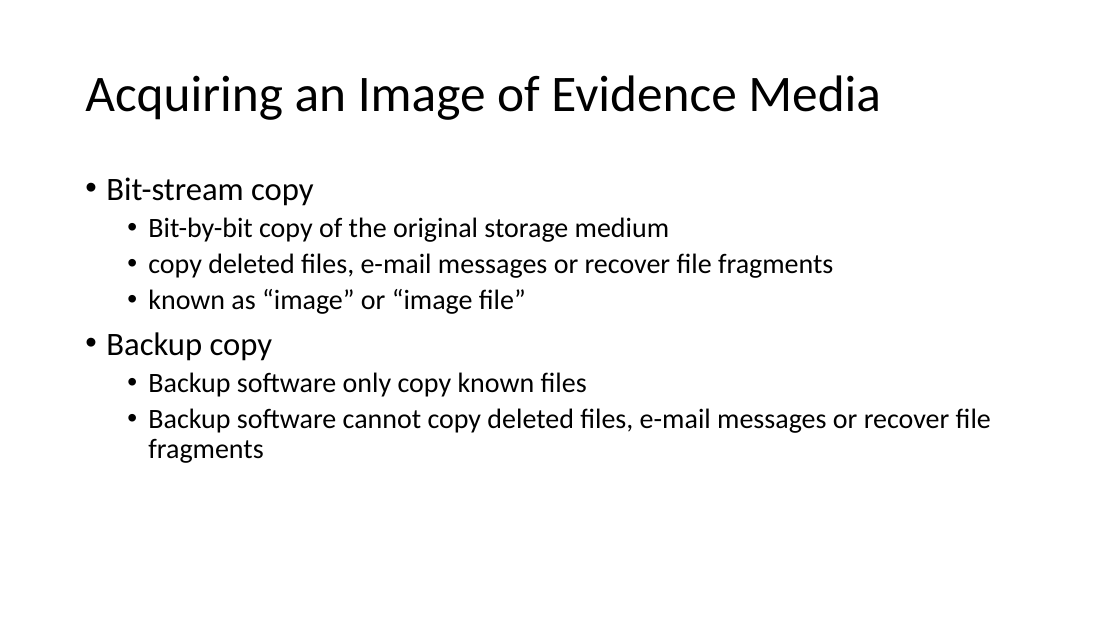
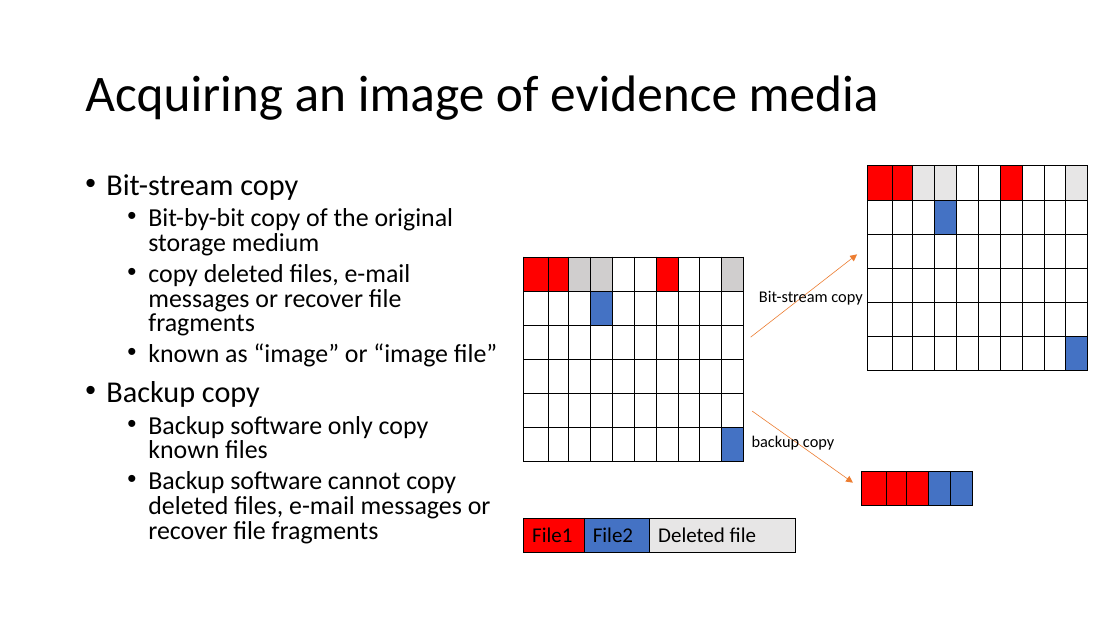
Before and after one commit to frankwxu/digital-forensics-lab, a slide deck: slide 12 of Basic_Computer_Skills_for_Forensics/5_Introduction_to_digital_forensics.pptx. Drawn at 1120x630 pixels with LibreOffice and Linux fonts; fonts in the diff are those of the drawing; background and template pictures are left out. Boxes give left, top, right and bottom in pixels: in the first picture for what was removed or moved away, otherwise in the second. Text is boxed around its words. In the diff, an @@ line names an element or a change of style, - is before the commit and + after.

```diff
--- a/Basic_Computer_Skills_for_Forensics/5_Introduction_to_digital_forensics.pptx
+++ b/Basic_Computer_Skills_for_Forensics/5_Introduction_to_digital_forensics.pptx
@@ title at <box>85,75,879,120</box>: text changed @@
-Acquiring an Image of Evidence Media
+Acquiring an image of evidence media
@@ text "Bit-stream copy" at <box>106,174,497,544</box>: size 28 to 25.9 pt in "Bit-stream copy", "Backup copy"; size 24 to 22.2 pt; line spacing 0.9 to 0.8 @@
@@ table added at <box>868,166,1086,368</box>, 6 rows, 10 columns @@
+ |  |  |  |  |  |  |  |  | 
+ |  |  |  |  |  |  |  |  | 
+ |  |  |  |  |  |  |  |  | 
+ |  |  |  |  |  |  |  |  | 
+ |  |  |  |  |  |  |  |  | 
+ |  |  |  |  |  |  |  |  | 
@@ table added at <box>524,257,743,459</box>, 6 rows, 10 columns @@
+ |  |  |  |  |  |  |  |  | 
+ |  |  |  |  |  |  |  |  | 
+ |  |  |  |  |  |  |  |  | 
+ |  |  |  |  |  |  |  |  | 
+ |  |  |  |  |  |  |  |  | 
+ |  |  |  |  |  |  |  |  | 
@@ arrow added from (751, 337) to (857, 255), #ED7D31 0.5 pt @@
@@ text added at <box>759,289,862,307</box>, 14 pt, text #000000 @@
+Bit-stream copy
@@ arrow added from (753, 411) to (853, 483), #ED7D31 0.5 pt @@
@@ text added at <box>752,434,834,452</box>, 14 pt, text #000000 @@
+backup copy
@@ table added at <box>862,472,971,506</box>, 1 rows, 5 columns @@
+ |  |  |  | 
@@ table added at <box>524,518,796,552</box>, 1 rows, 3 columns @@
+File1 | File2 | Deleted file
```
Also in this commit, not shown: 7 other slides changed, 1 slide added, 9 other files.
